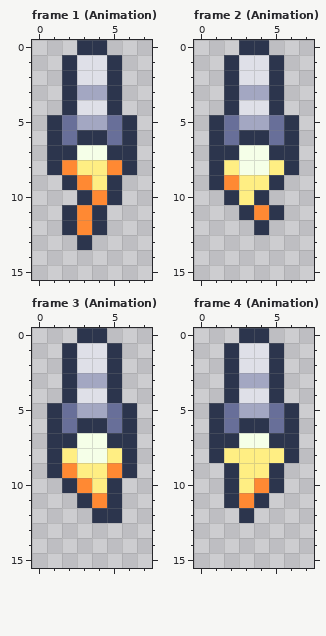
A pixel-art file gets an edit: assets/textures/effects/missile.aseprite. Above, as it was before the edit.
8x16 pixels, 5 frames. Shown: frame 1 (Animation), frame 2 (Animation), frame 3 (Animation), frame 4 (Animation). The commit also changed other frames, which this record leaves out.
The result:
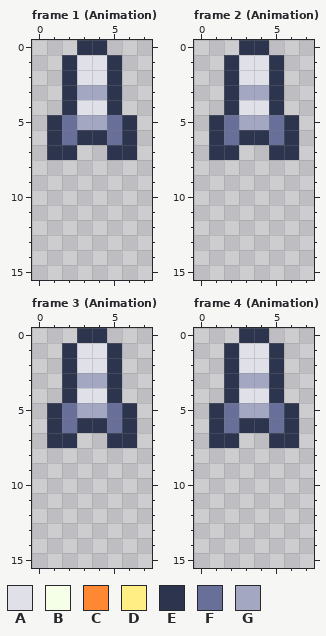
Palette (. is transparent): A #dfe0e8  B #f5ffe8  C #ff8933  D #ffee83  E #2c354d  F #686f99  G #a3a7c2
From the commit log: [added] SILO MISSILE YEAAH
Change:
Frame 1 (Animation), layer "Layer 1":
Colour B is gone in row 7 at x 3 to 4.
Colour C is gone in row 8 at x 2 and 5; in row 9 at x 3; in row 10 at x 4; in rows 11 to 12 at x 3.
Colour D is gone in row 8 at x 3 to 4; in row 9 at x 4.
Colour E is gone in row 8 at x 1 and 6; in row 9 at x 2 and 5; in row 10 at x 3 and 5; in rows 11 to 12 at x 2 and 4; in row 13 at x 3.
Frame 2 (Animation), layer "Layer 1":
Colour B is gone in rows 7 to 8 at x 3 to 4.
Colour C is gone in row 9 at x 2; in row 11 at x 4.
Colour D is gone in row 8 at x 2 and 5; in row 9 at x 3 to 4; in row 10 at x 3.
Colour E is gone in row 8 at x 1 and 6; in row 9 at x 1 and 5; in row 10 at x 2 and 4; in row 11 at x 3 and 5; in row 12 at x 4.
Frame 3 (Animation), layer "Layer 1":
Colour B is gone in rows 7 to 8 at x 3 to 4.
Colour C is gone in row 9 at x 2 and 5; in row 10 at x 3; in row 11 at x 4.
Colour D is gone in row 8 at x 2 and 5; in row 9 at x 3 to 4; in row 10 at x 4.
Colour E is gone in rows 8 to 9 at x 1 and 6; in row 10 at x 2 and 5; in row 11 at x 3 and 5; in row 12 at x 4 to 5.
Frame 4 (Animation), layer "Layer 1":
Colour B is gone in row 7 at x 3 to 4.
Colour C is gone in row 10 at x 4; in row 11 at x 3.
Colour D is gone in row 8 at x 2 to 5; in row 9 at x 3 to 4; in row 10 at x 3.
Colour E is gone in row 8 at x 1 and 6; in rows 9 to 10 at x 2 and 5; in row 11 at x 2 and 4; in row 12 at x 3.
Changed places in both pictures, as pixel boxes (x1, y1, x2, y2):
erased: (47, 145, 137, 250)
erased: (209, 145, 299, 235)
erased: (47, 433, 137, 523)
erased: (209, 433, 299, 523)
